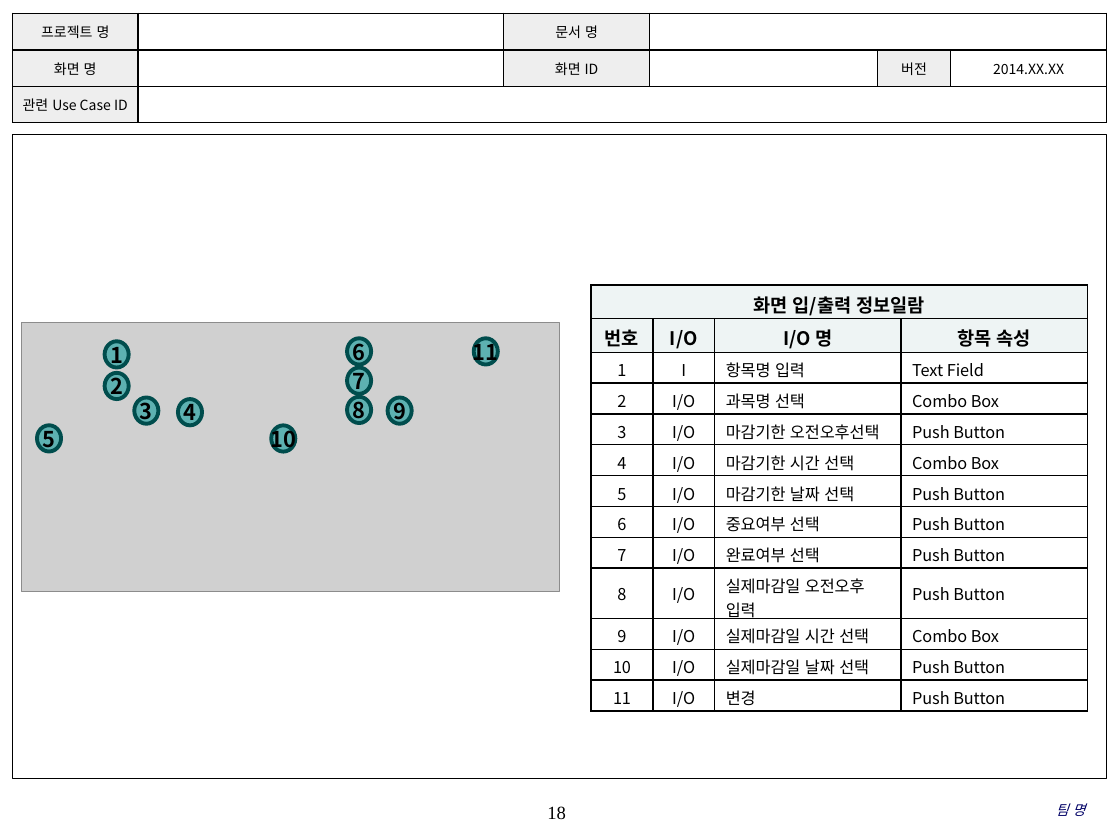
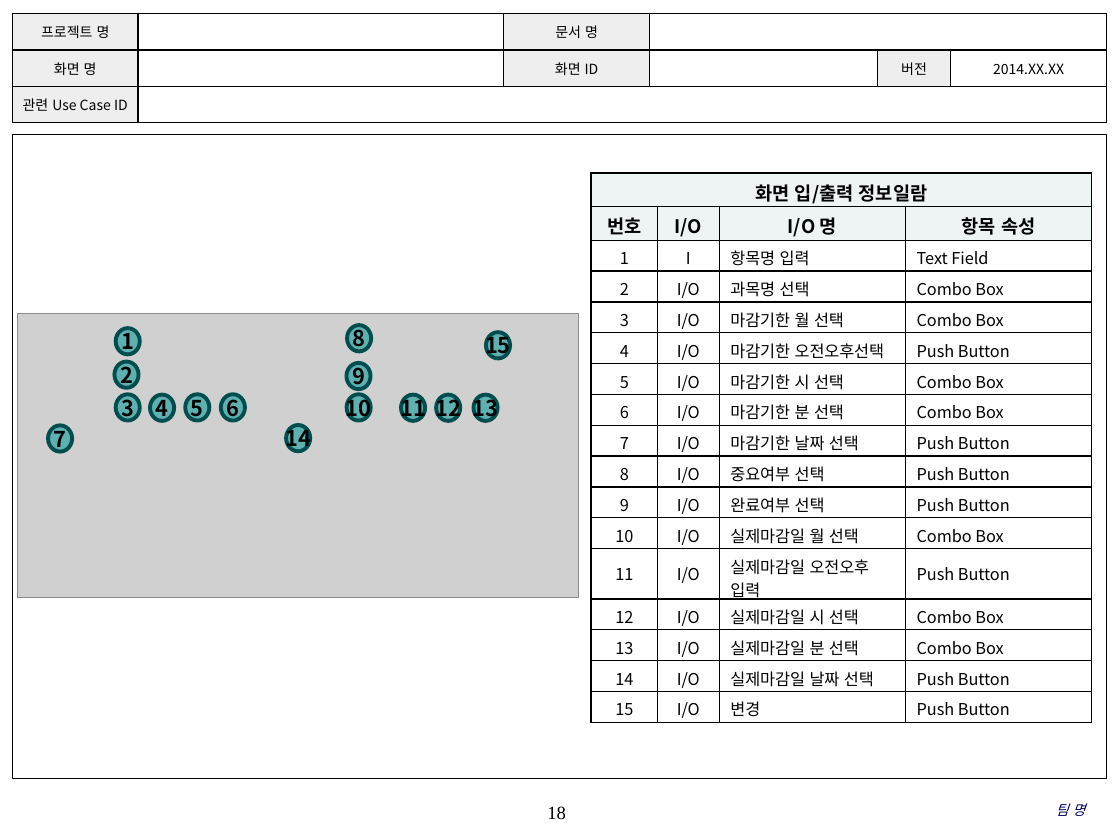
Before and after one commit to SE-admin/7, a slide deck: slide 18 of doc/3_ 설계서/UI Design Template.pptx. Drawn at 1120x840 pixels with LibreOffice and Linux fonts; fonts in the diff are those of the drawing; grey boxes stand for pictures; background and template pictures are left out. Boxes give left, top, right and bottom in pixels: in the first picture for what was removed or moved away, otherwise in the second. Text is boxed around its words. In the diff, an @@ line names an element or a change of style, - is before the commit and + after.

```diff
--- a/doc/3_ 설계서/UI Design Template.pptx
+++ b/doc/3_ 설계서/UI Design Template.pptx
@@ table at [591, 174, 1091, 743] @@
-row 5: 3 | I/O | 마감기한 오전오후선택 | Push Button
-row 6: 4 | I/O | 마감기한 시간 선택 | Combo Box
-row 7: 5 | I/O | 마감기한 날짜 선택 | Push Button
-row 8: 6 | I/O | 중요여부 선택 | Push Button
-row 9: 7 | I/O | 완료여부 선택 | Push Button
-row 10: 8 | I/O | 실제마감일 오전오후 입력 | Push Button
-row 11: 9 | I/O | 실제마감일 시간 선택 | Combo Box
-row 12: 10 | I/O | 실제마감일 날짜 선택 | Push Button
-row 13: 11 | I/O | 변경 | Push Button
+row 5: 3 | I/O | 마감기한 월 선택 | Combo Box
+row 6: 4 | I/O | 마감기한 오전오후선택 | Push Button
+row 7: 5 | I/O | 마감기한 시 선택 | Combo Box
+row 8: 6 | I/O | 마감기한 분 선택 | Combo Box
+row 9: 7 | I/O | 마감기한 날짜 선택 | Push Button
+row 10: 8 | I/O | 중요여부 선택 | Push Button
+row 11: 9 | I/O | 완료여부 선택 | Push Button
+row 12: 10 | I/O | 실제마감일 월 선택 | Combo Box
+row 13: 11 | I/O | 실제마감일 오전오후 입력 | Push Button
+row 14: 12 | I/O | 실제마감일 시 선택 | Combo Box
+row 15: 13 | I/O | 실제마감일 분 선택 | Combo Box
+row 16: 14 | I/O | 실제마감일 날짜 선택 | Push Button
+row 17: 15 | I/O | 변경 | Push Button
@@ table: place and size @@
-table at [591, 286, 1086, 731]
+table at [591, 174, 1091, 743]
@@ picture: place and size @@
-picture at [21, 323, 559, 591]
+picture at [18, 314, 579, 597]
@@ ellipse "1": place and size @@
-ellipse "1" at [104, 342, 129, 367]
+ellipse "1" at [115, 328, 140, 354]
@@ ellipse "8": place and size @@
-ellipse "8" at [347, 396, 372, 422]
+ellipse "8" at [347, 325, 372, 351]
@@ ellipse added at [486, 333, 511, 358], fill #009999 at 55% opacity, outline #004C4C 2.5 pt, 14 pt, text #000000, bold @@
+15
@@ ellipse "2": place and size @@
-ellipse "2" at [104, 373, 129, 399]
+ellipse "2" at [114, 362, 139, 388]
@@ ellipse "9": place and size @@
-ellipse "9" at [388, 398, 412, 423]
+ellipse "9" at [346, 363, 371, 389]
@@ ellipse "3": place and size @@
-ellipse "3" at [134, 398, 159, 423]
+ellipse "3" at [115, 394, 140, 420]
@@ ellipse "4": place and size @@
-ellipse "4" at [178, 399, 203, 424]
+ellipse "4" at [150, 394, 175, 420]
@@ ellipse "5": place and size @@
-ellipse "5" at [37, 426, 62, 451]
+ellipse "5" at [185, 394, 209, 420]
@@ ellipse "6": place and size @@
-ellipse "6" at [347, 338, 372, 364]
+ellipse "6" at [221, 394, 245, 420]
@@ ellipse "10": place and size @@
-ellipse "10" at [271, 426, 296, 451]
+ellipse "10" at [346, 394, 371, 420]
@@ ellipse "11": place and size @@
-ellipse "11" at [474, 338, 498, 364]
+ellipse "11" at [401, 394, 426, 420]
@@ ellipse added at [436, 394, 460, 420], fill #009999 at 55% opacity, outline #004C4C 2.5 pt, 14 pt, text #000000, bold @@
+12
@@ ellipse added at [474, 394, 498, 420], fill #009999 at 55% opacity, outline #004C4C 2.5 pt, 14 pt, text #000000, bold @@
+13
@@ ellipse "7": place and size @@
-ellipse "7" at [347, 367, 372, 393]
+ellipse "7" at [48, 426, 73, 451]
@@ ellipse added at [286, 424, 310, 450], fill #009999 at 55% opacity, outline #004C4C 2.5 pt, 14 pt, text #000000, bold @@
+14
```
Also in this commit, not shown: 8 other slides changed.
